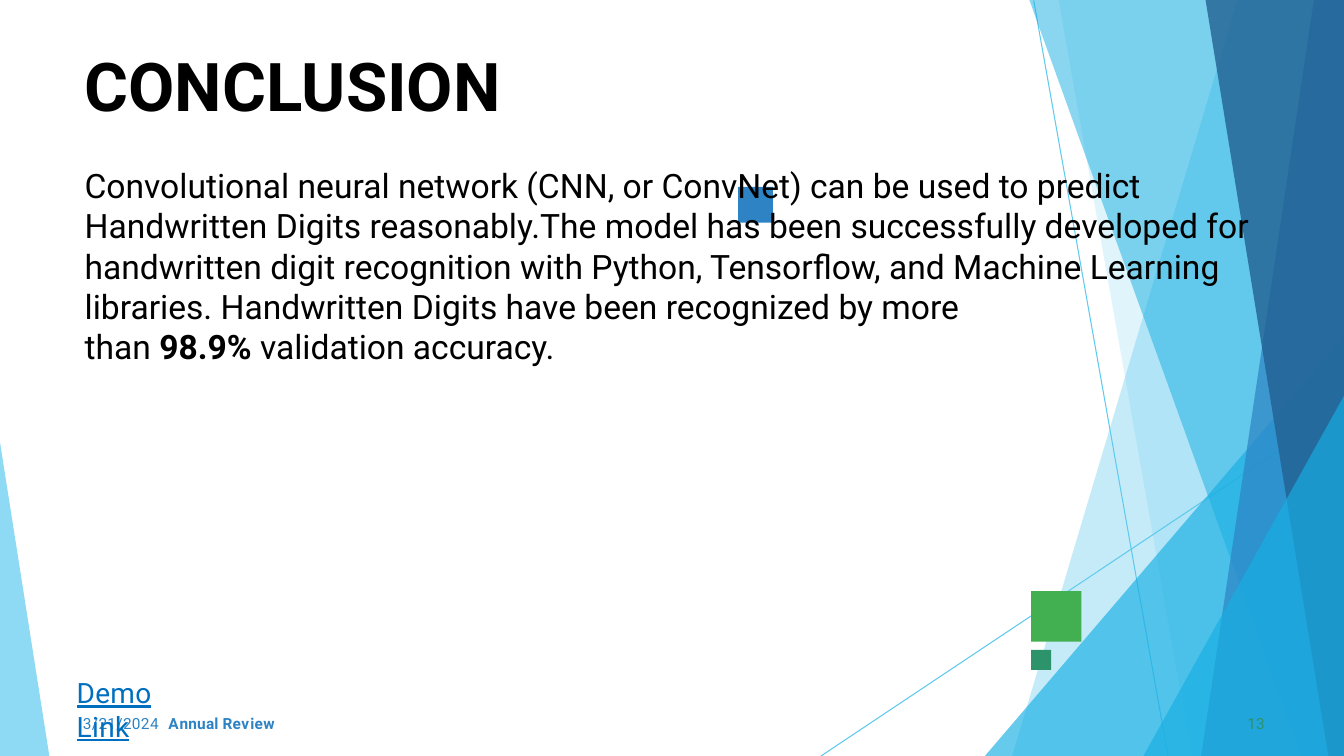
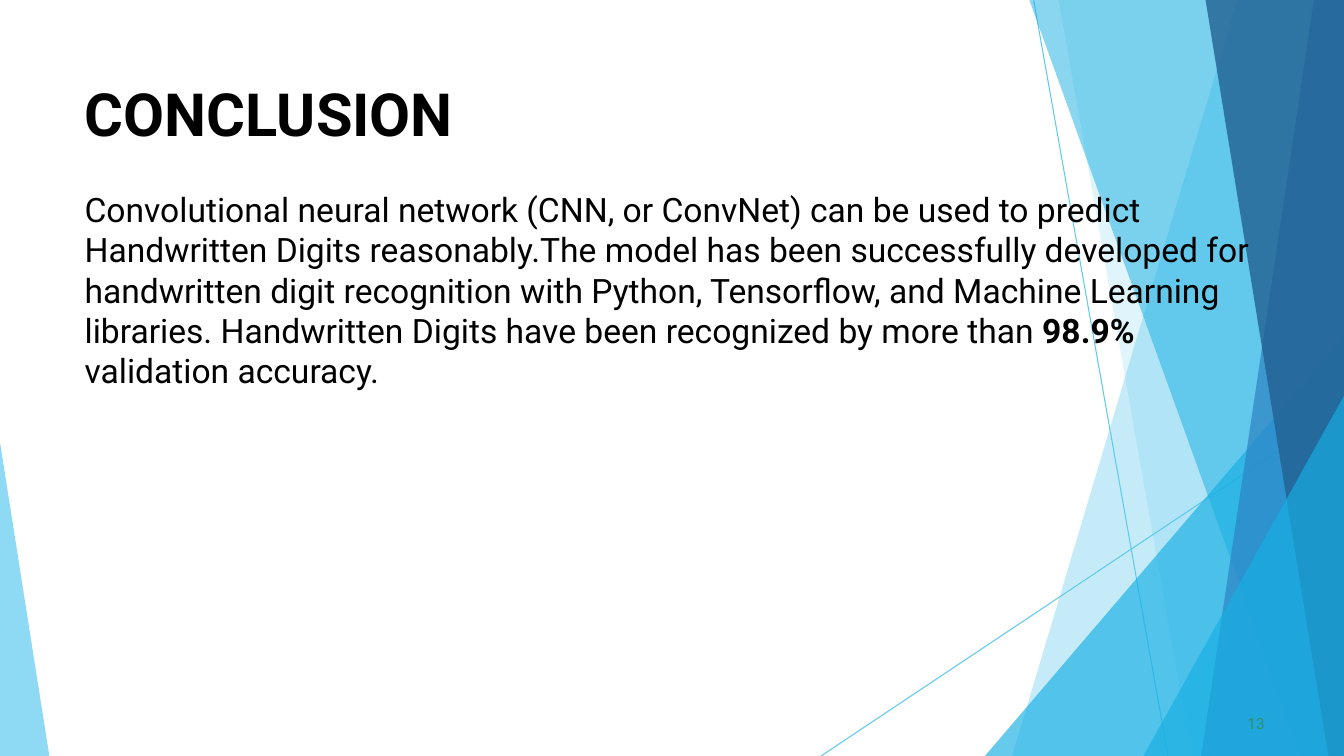
Before and after one commit to SANJANAS1331/TNSDC_Generative-AI, a slide deck: slide 13 of HDR_using_CNN.pptx. Drawn at 1344x756 pixels with LibreOffice and Linux fonts; fonts in the diff are those of the drawing; background and template pictures are left out. Boxes give left, top, right and bottom in pixels: in the first picture for what was removed or moved away, otherwise in the second. Text is boxed around its words. In the diff, an @@ line names an element or a change of style, - is before the commit and + after.

```diff
--- a/HDR_using_CNN.pptx
+++ b/HDR_using_CNN.pptx
@@ title "CONCLUSION Convolutional neural network (CNN, ..." moved from (x1=85, y1=62, x2=1248, y2=366) to (x1=85, y1=93, x2=1248, y2=390) @@
@@ title "CONCLUSION Convolutional neural network (CNN, ..." at (x1=85, y1=93, x2=1248, y2=390): size 48 to 42.5 pt in "CONCLUSION" @@
@@ freeform shape removed at (x1=738, y1=187, x2=772, y2=222) @@
@@ freeform shape removed at (x1=1031, y1=591, x2=1082, y2=641) @@
@@ freeform shape removed at (x1=1031, y1=650, x2=1052, y2=670) @@
@@ text removed at (x1=77, y1=683, x2=152, y2=741) @@
-Demo Link
@@ text removed at (x1=83, y1=716, x2=275, y2=734) @@
-3/21/2024 Annual Review
```
Also in this commit, not shown: 12 other slides changed.
